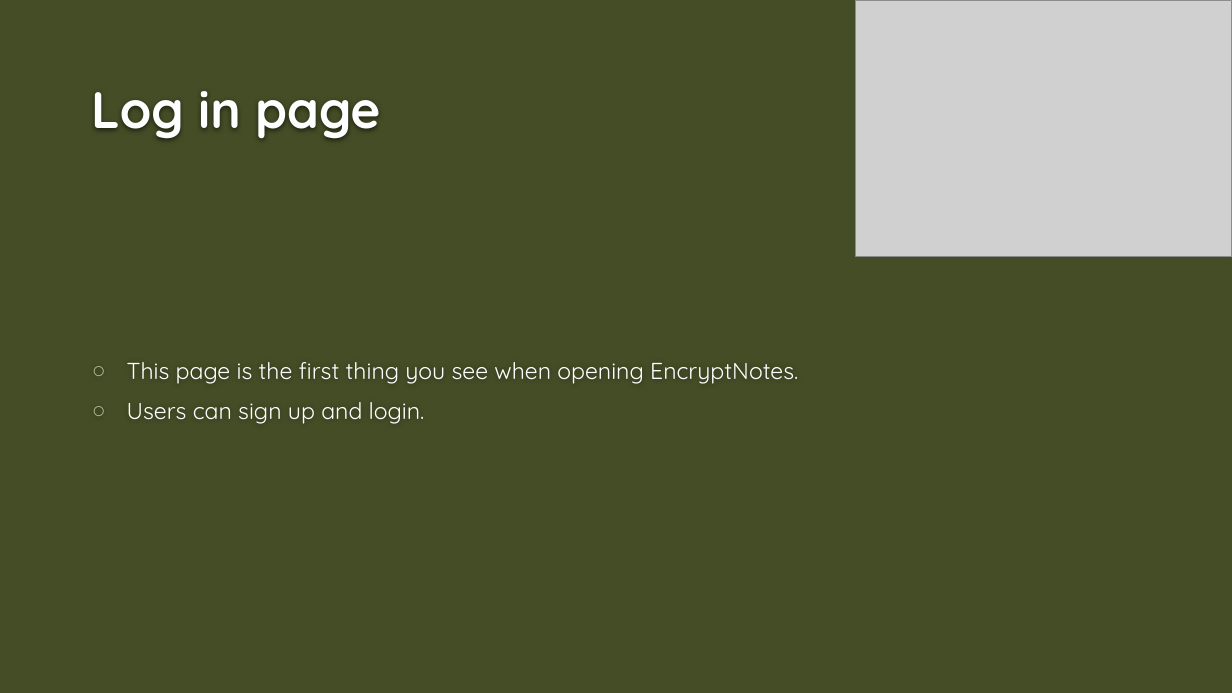
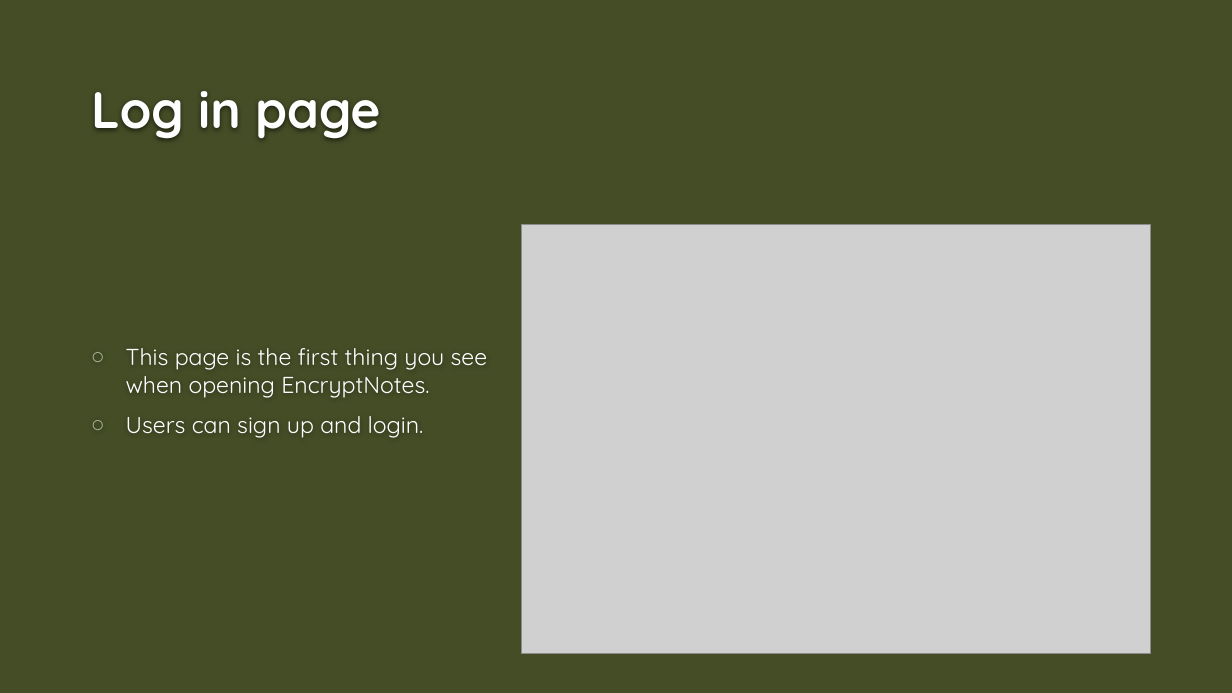
Before and after one commit to Dwaddle26/EncryptNotes, a slide deck: slide 2 of Phase 3 Documentation/Team_2_Presentation_3.pptx. Drawn at 1232x693 pixels with LibreOffice and Linux fonts; fonts in the diff are those of the drawing; grey boxes stand for pictures; background and template pictures are left out. Boxes give left, top, right and bottom in pixels: in the first picture for what was removed or moved away, otherwise in the second. Text is boxed around its words. In the diff, an @@ line names an element or a change of style, - is before the commit and + after.

```diff
--- a/Phase 3 Documentation/Team_2_Presentation_3.pptx
+++ b/Phase 3 Documentation/Team_2_Presentation_3.pptx
@@ text "This page is the first ..." rewrapped from (x1=127, y1=362, x2=798, y2=424) to (x1=126, y1=348, x2=488, y2=438) @@
@@ picture resized from (x1=856, y1=0, x2=1232, y2=257) to (x1=522, y1=225, x2=1151, y2=654) @@
```
Also in this commit, not shown: 2 other slides changed, 1 slide added, 1 slide removed.
